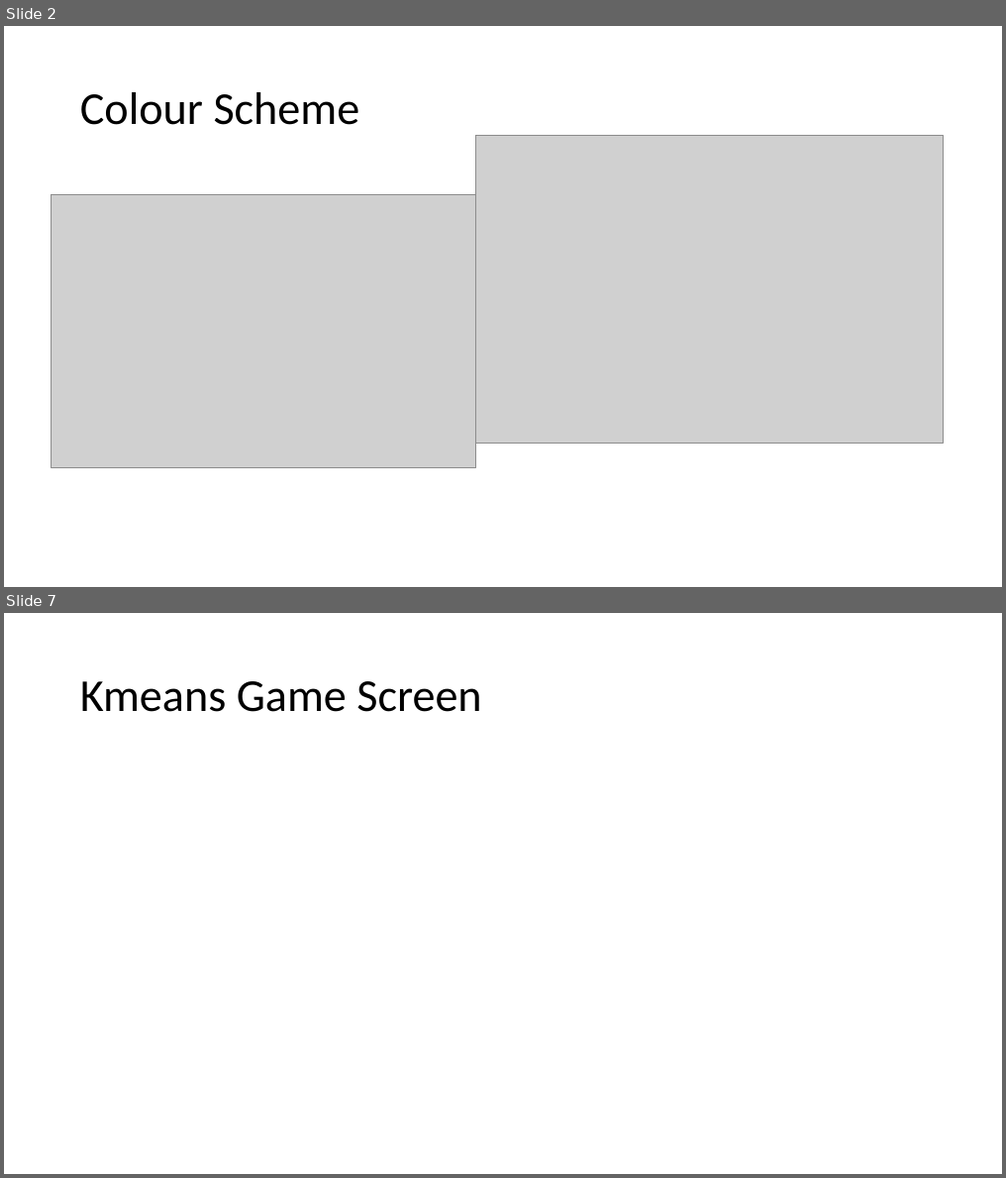
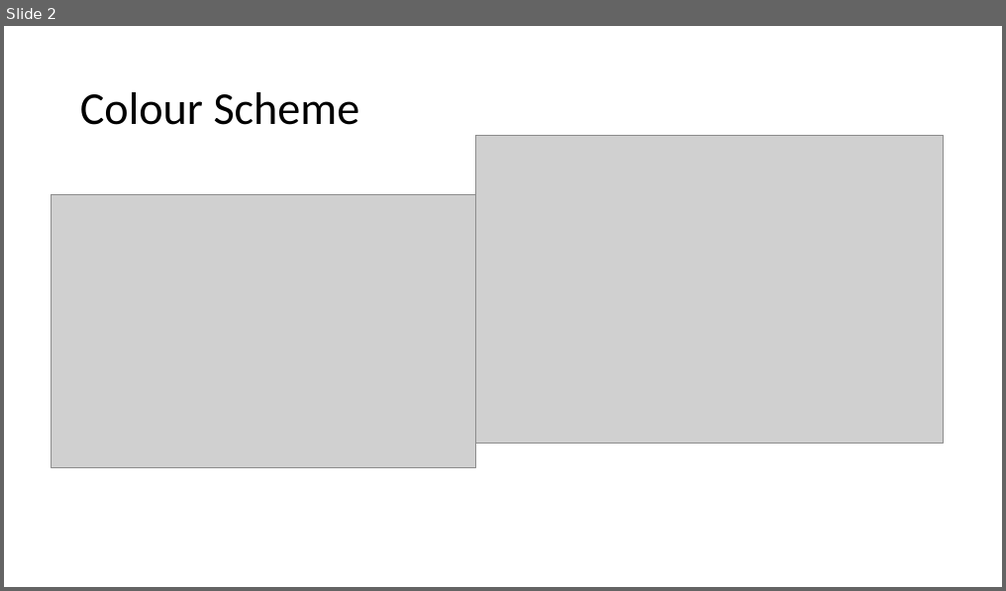
Before and after one commit to codingWithAndy/Thesis_Project, a slide deck: Additional Content/App Storyboard.pptx. Shown one above the other, each under a label of ours: slides 2 and 7 before the commit, slide 2 after it; the slides between them are not shown. The pictures are 1006x1178 and 1006x591 pixels, drawn with LibreOffice and Linux fonts; fonts in the diff are those of the drawing; grey boxes stand for pictures. Boxes give left, top, right and bottom in pixels: in the first picture for what was removed or moved away, otherwise in the second. Text is boxed around its words. In the diff, an @@ line names an element or a change of style, - is before the commit and + after.

```diff
--- a/Additional Content/App Storyboard.pptx
+++ b/Additional Content/App Storyboard.pptx
@@ slide 7 removed at (4,613,1002,1174), background #FFFFFF @@
@@ title removed at (80,681,481,712) @@
-Kmeans Game Screen
```
Also in this commit, not shown: 8 slides changed, 1 slide added, 5 other files.
